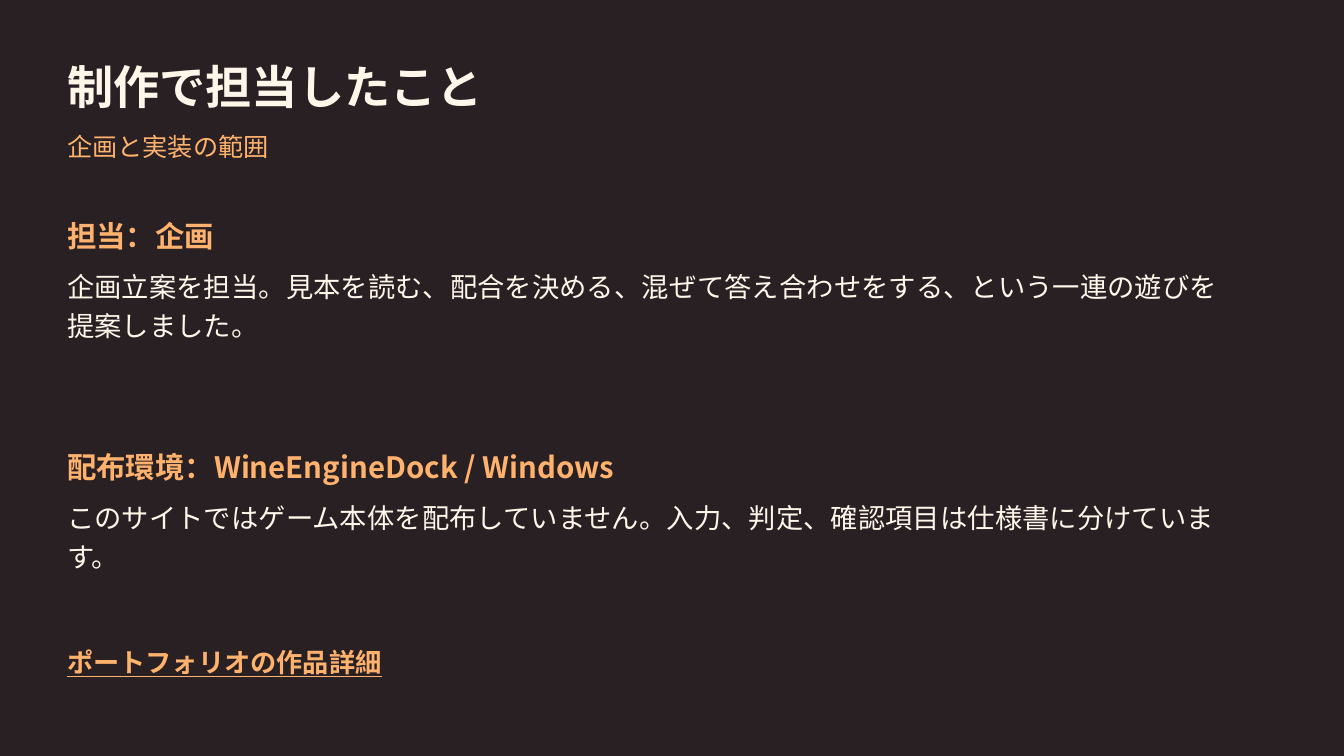
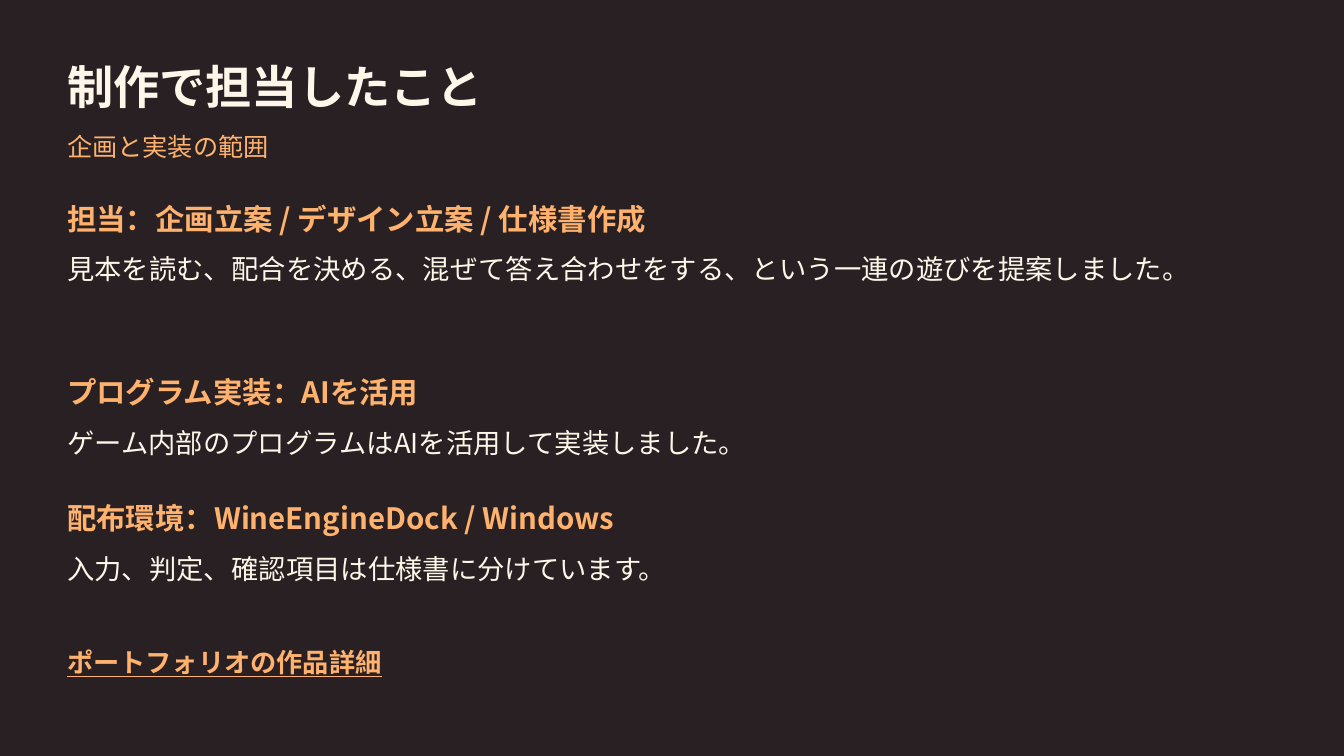
Before and after one commit to kuon-haruto/portfolio, a slide deck: slide 4 of documents/proposals/ippatsu-choshoku_proposal.pptx. Drawn at 1344x756 pixels with LibreOffice and Linux fonts; fonts in the diff are those of the drawing. Boxes give left, top, right and bottom in pixels: in the first picture for what was removed or moved away, otherwise in the second. Text is boxed around its words. In the diff, an @@ line names an element or a change of style, - is before the commit and + after.

Commit message:
WineEngine作品の担当範囲とAI活用を明記
## 変更内容
- 3作品のWeb紹介と企画書に、企画立案・デザイン立案・仕様書作成の担当を明記
- プログラム実装でのAI活用を本人の担当と分けて表示

```diff
--- a/documents/proposals/ippatsu-choshoku_proposal.pptx
+++ b/documents/proposals/ippatsu-choshoku_proposal.pptx
@@ text at <box>67,204,646,233</box>: text changed @@
-担当：企画
+担当：企画立案 / デザイン立案 / 仕様書作成
@@ text at <box>67,256,1189,281</box>: text changed @@
-企画立案を担当。見本を読む、配合を決める、混ぜて答え合わせをする、という一連の遊びを提案しました。
+見本を読む、配合を決める、混ぜて答え合わせをする、という一連の遊びを提案しました。
@@ text added at <box>67,378,418,406</box>, 21 pt, text #FFB26D, bold @@
+プログラム実装：AIを活用
@@ text added at <box>67,430,746,456</box>, 19.5 pt, text #FFF6EA @@
+ゲーム内部のプログラムはAIを活用して実装しました。
@@ text "配布環境：WineEngineDock / Windows": place and size @@
-text "配布環境：WineEngineDock / Windows" at <box>67,453,615,485</box>
+text "配布環境：WineEngineDock / Windows" at <box>67,504,615,536</box>
@@ text at <box>67,556,666,582</box>: text changed @@
-このサイトではゲーム本体を配布していません。入力、判定、確認項目は仕様書に分けています。
+入力、判定、確認項目は仕様書に分けています。
```
Also in this commit, not shown: 8 other files.
